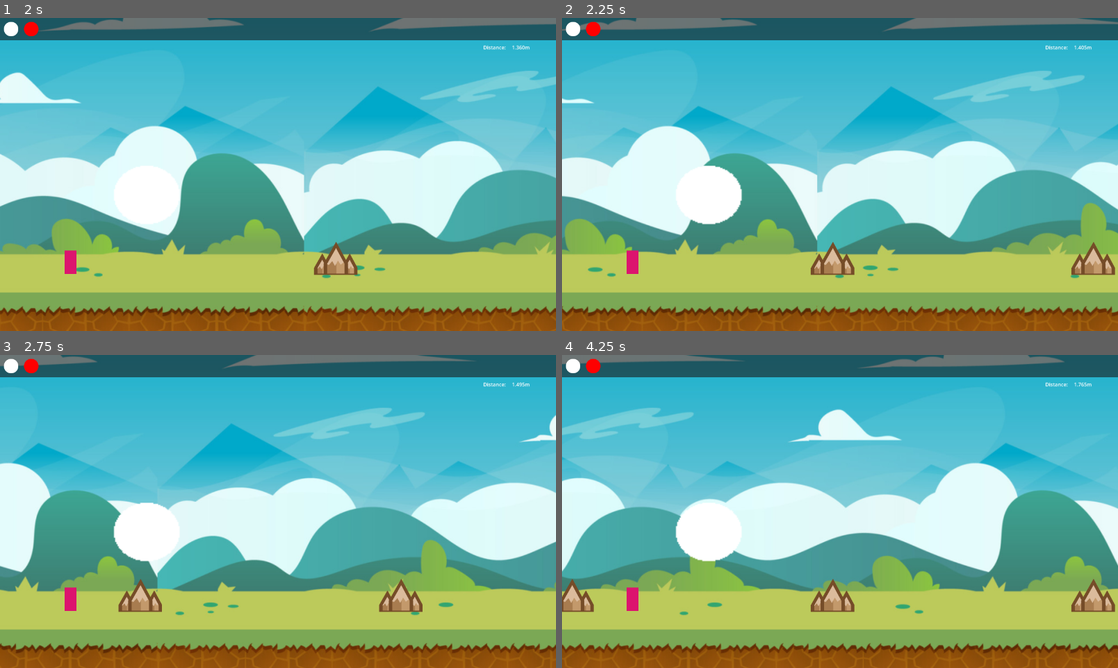
Above: before the commit, frames 1-4 (two rows, left to right).
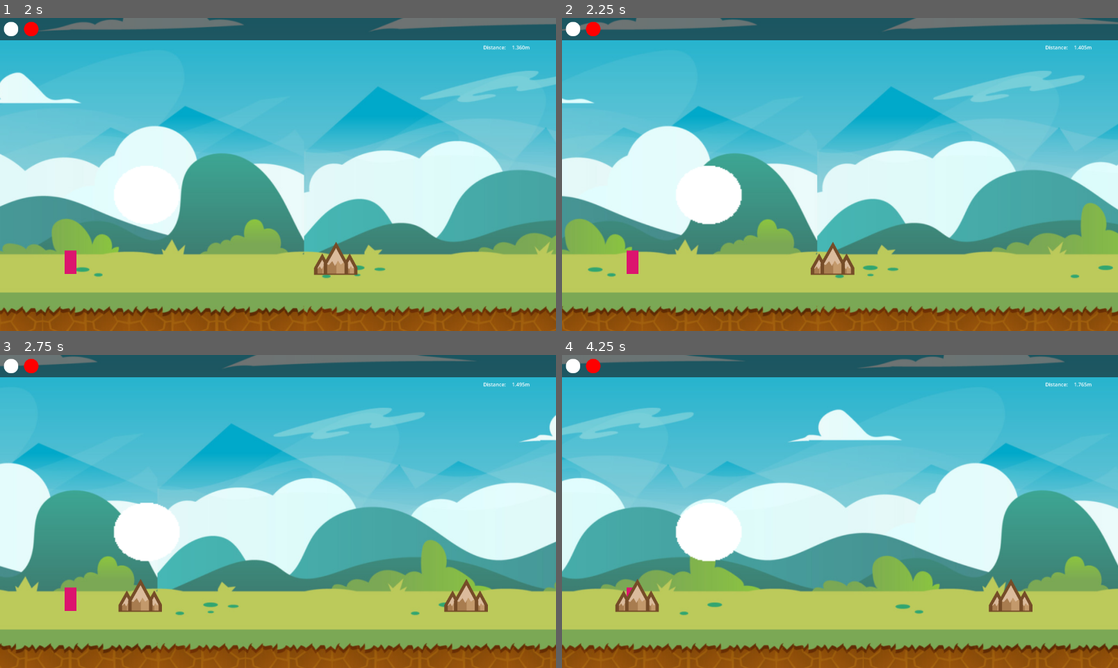
Above: after the commit, the same moments.

Repository: sarahletchford42/the-big-race
Game: Godot game, scene res://scenes/main_scene.tscn
Two runs of this game, one before a commit and one after it. Both use one fixed random seed, a clock stepped at 60 frames per second and the inputs below. The engine's default icon, where the game draws it, is replaced by a stand-in: a white triangle on a blue panel in a dark square.
Inputs:
- Up to frame 1 (2 s): tap Enter (ui_accept) at 0.5, 0.77, 1.52 s
- Up to frame 2 (2.25 s): no input
- Up to frame 3 (2.75 s): no input
- Up to frame 4 (4.25 s): tap Enter (ui_accept) at 3.02, 3.77 s

Frame 1 is identical in both runs. In frame 2, 0.5% of the frame differs, in the area x 91-100%, y 71-83%; in frame 3, 1.0%; in frame 4, 2.4%, in the area x 0-100%, y 71-83%.

Commit message:
Spikes are now randomized
Distance between spikes are now randomized.
Now we need:
- Random spike types
- Velocity determined by UI's speed variable
- Spikes need to hurt player

Diff:
--- a/Spike.gd
+++ b/Spike.gd
@@ -1,10 +1,10 @@
 extends Area2D
 
-var speed: float = 400
+var velocity: float = 400
 
 # Called every frame. 'delta' is the elapsed time since the previous frame.
 func _process(delta):
-	position.x -= speed * delta
+	position.x -= velocity * delta
 
 func _on_area_entered(_area):
 	queue_free()
--- a/scenes/background_image1.gd
+++ b/scenes/background_image1.gd
@@ -1,5 +1,5 @@
 extends Sprite2D
-var speed: float = -5
+var velocity: float = -5
 var g_texture_width: float = 0
 
 # Called when the node enters the scene tree for the first time.
@@ -8,7 +8,7 @@
 
 # Called every frame. 'delta' is the elapsed time since the previous frame.
 func _process(delta):
-	position.x += speed
+	position.x += velocity
 	_attempt_reposition()
 
 func _attempt_reposition():
--- a/scenes/obstacles/spawner.gd
+++ b/scenes/obstacles/spawner.gd
@@ -10,15 +10,18 @@
 var random_scene = RandomNumberGenerator.new()
 var selected_scene_index = 0
 
+var min_spawn_time = 0.7
+var max_spawn_time = 1.5
 
+
+var random_time = RandomNumberGenerator.new()
 
 
 func _on_timer_timeout():
-	#var spawner = get_node("res://scenes/spawner.tscn")
-	#random_scene.randomize()
-	#selected_scene_index = random_scene.randi_range(0, scenes_array.size()+5)
-	#var tmp = scenes_array[selected_scene_index].instance()
-	#add_sibling(self, tmp)
 	var Spike_inst = Spike.instantiate()
 	Spike_inst.position = self.global_position
 	get_tree().root.add_child(Spike_inst)
+	random_time.randomize()
+	var temp = random_time.randf_range(min_spawn_time, max_spawn_time)
+	$Timer.wait_time = temp
+	$Timer.start()
